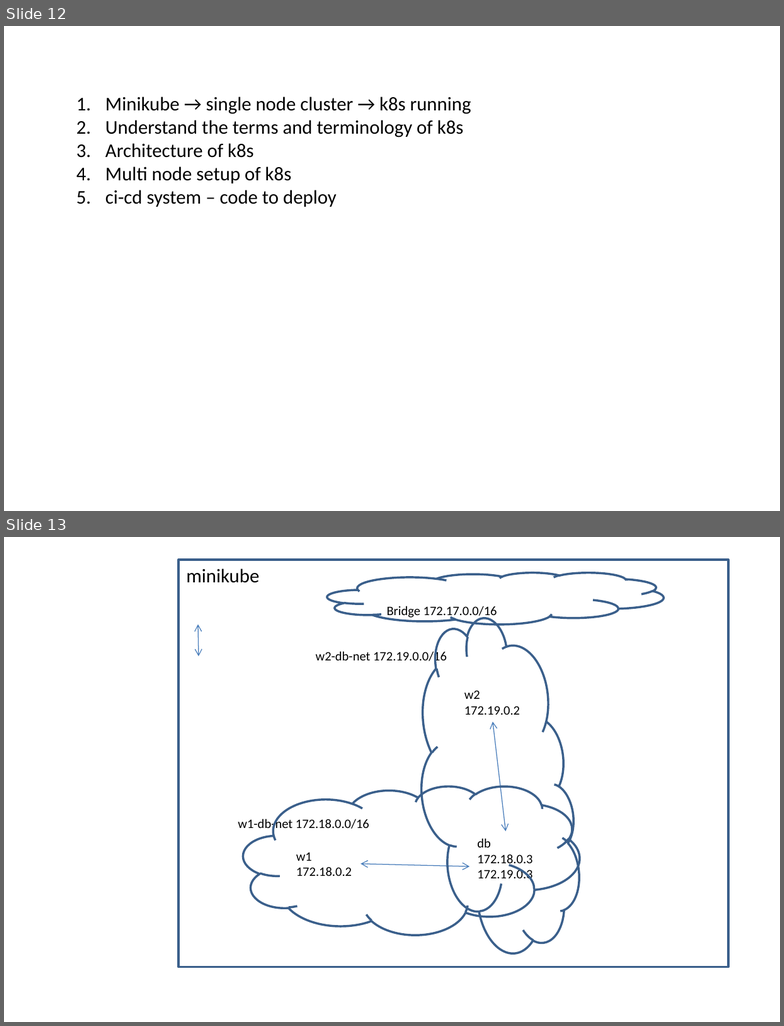
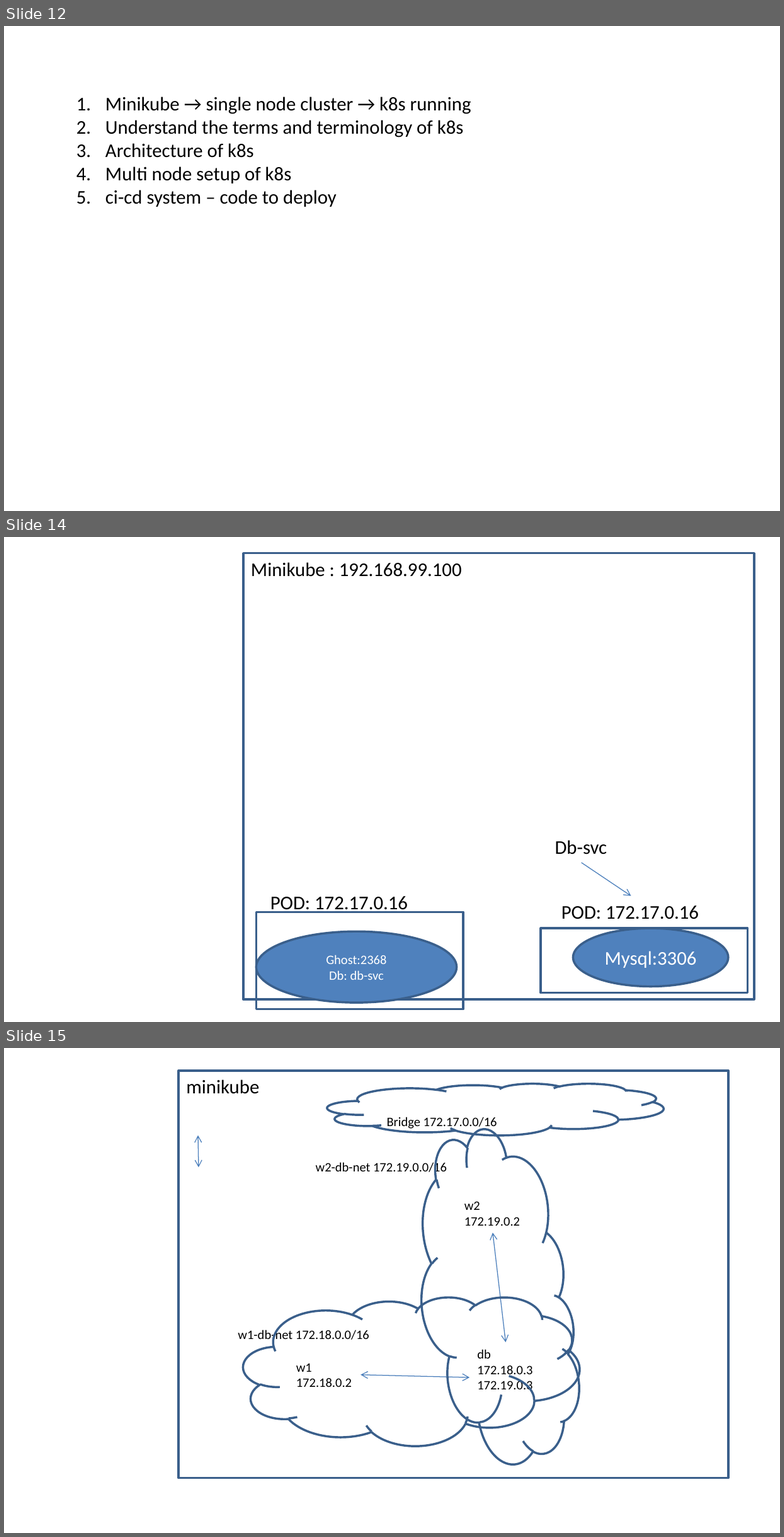
Before and after one commit to AdityaSP/ora-jun24-dock-kube, a slide deck: rough-diag.pptx. Shown one above the other, each under a label of ours: slides 12 and 13 before the commit, slides 12, 14 and 15 after it; the slides between them are not shown. The pictures are 784x1026 and 784x1537 pixels, drawn with LibreOffice and Linux fonts; fonts in the diff are those of the drawing. Boxes give left, top, right and bottom in pixels: in the first picture for what was removed or moved away, otherwise in the second. Text is boxed around its words. In the diff, an @@ line names an element or a change of style, - is before the commit and + after.

```diff
--- a/rough-diag.pptx
+++ b/rough-diag.pptx
@@ slide 14 added at [4, 537, 780, 1022], background #FFFFFF @@
@@ rectangle added at [243, 553, 754, 999], outline #3A5F8C 2 pt @@
@@ text added at [251, 562, 462, 577], 18 pt, text #000000 @@
+Minikube : 192.168.99.100
@@ text added at [555, 840, 608, 855], 18 pt, text #000000 @@
+Db-svc
@@ arrow added from (582, 863) to (631, 895), #4B7EBC 0.75 pt @@
@@ rectangle added at [256, 912, 463, 1009], outline #3A5F8C 2 pt @@
@@ text added at [270, 896, 408, 913], 18 pt, text #000000 @@
+POD: 172.17.0.16
@@ text added at [562, 906, 699, 919], 18 pt, text #000000 @@
+POD: 172.17.0.16
@@ ellipse added at [256, 931, 456, 1003], fill #4F81BD, outline #3A5F8C 2 pt, 12 pt, text #FFFFFF @@
+Ghost:2368
+Db: db-svc
@@ rectangle added at [541, 928, 748, 992], outline #3A5F8C 2 pt @@
@@ ellipse added at [573, 928, 728, 986], fill #4F81BD, outline #3A5F8C 2 pt, 18 pt, text #FFFFFF @@
+Mysql:3306
@@ what was slide 13 is now slide 15 @@
```
Also in this commit, not shown: 1 slide changed, 3 other slides added, 2 other files.
